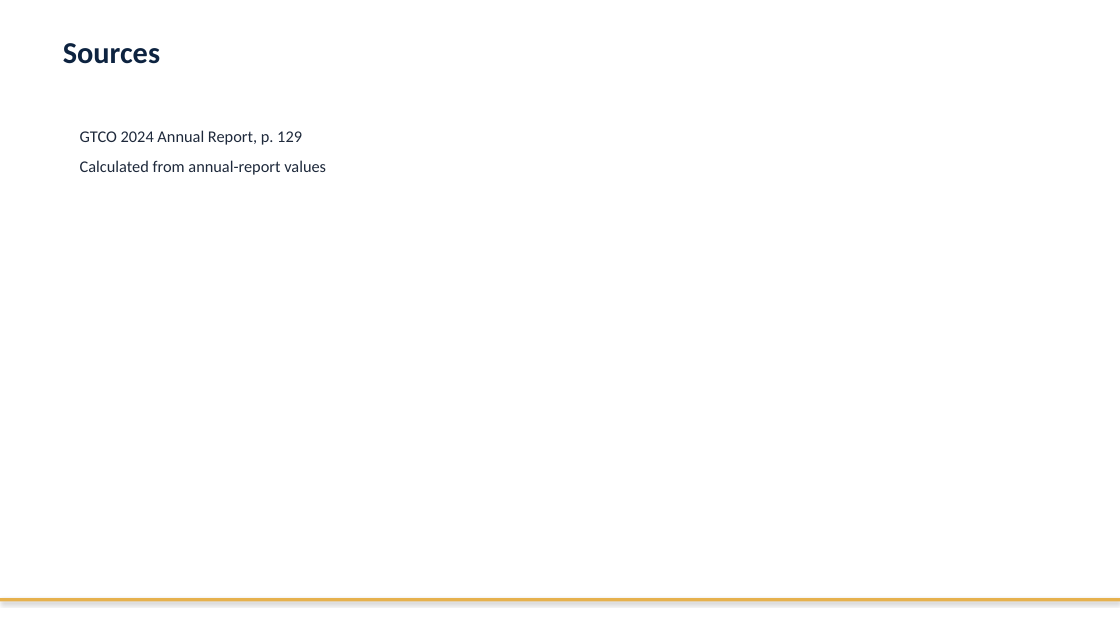
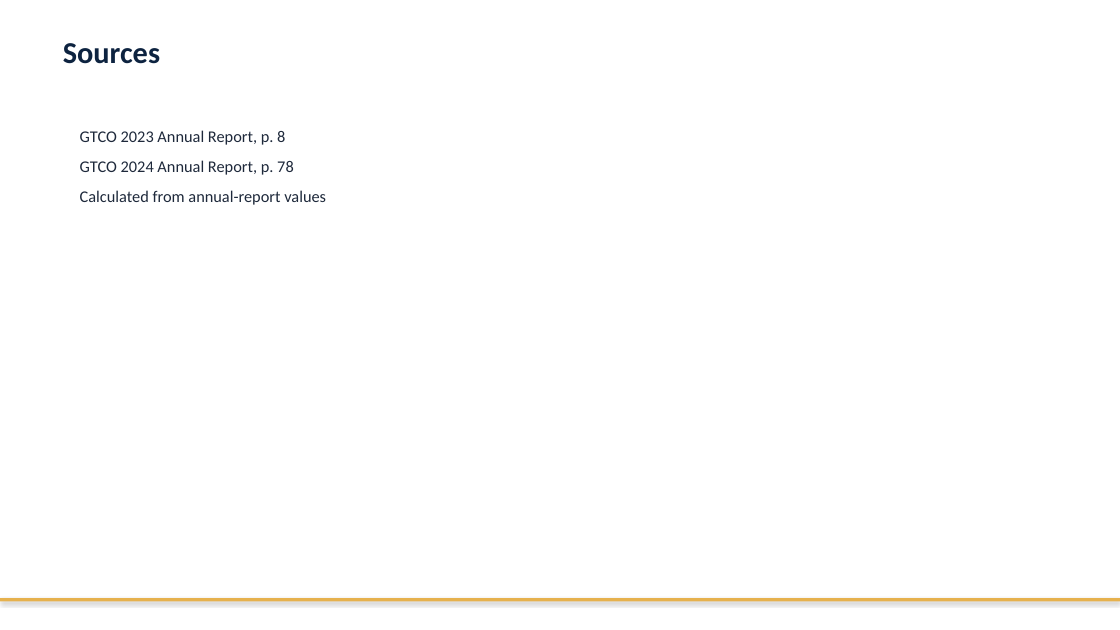
Before and after one commit to darasiemi/financial-analysis-AI-project, a slide deck: slide 5 of outputs/generated_reports/gtco_pbt_analysis.pptx (slide 6 before the commit). Drawn at 1120x630 pixels with LibreOffice and Linux fonts; fonts in the diff are those of the drawing. Boxes give left, top, right and bottom in pixels: in the first picture for what was removed or moved away, otherwise in the second. Text is boxed around its words. In the diff, an @@ line names an element or a change of style, - is before the commit and + after.

```diff
--- a/outputs/generated_reports/gtco_pbt_analysis.pptx
+++ b/outputs/generated_reports/gtco_pbt_analysis.pptx
@@ text at [80,130,294,175]: text changed @@
-GTCO 2024 Annual Report, p. 129
+GTCO 2023 Annual Report, p. 8
+GTCO 2024 Annual Report, p. 78
```
Also in this commit, not shown: 4 other slides changed, 1 slide removed, 7 other files.
